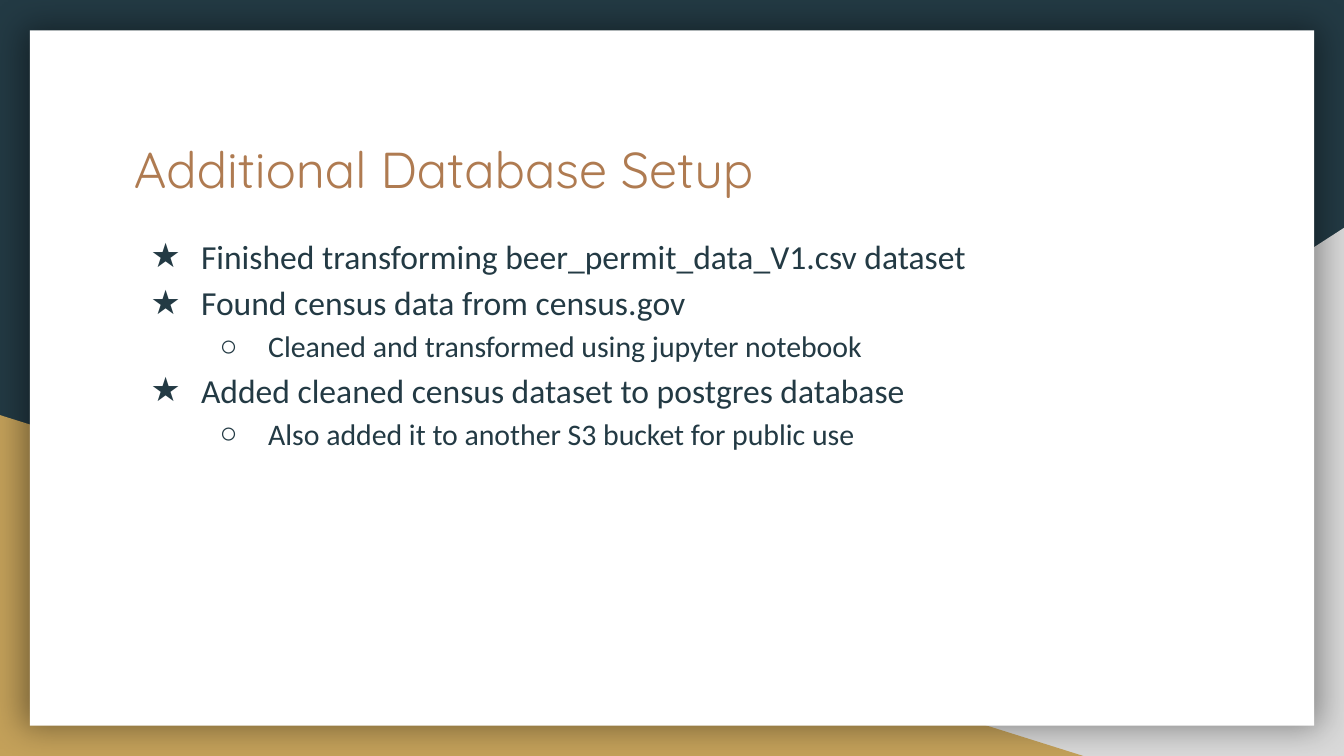
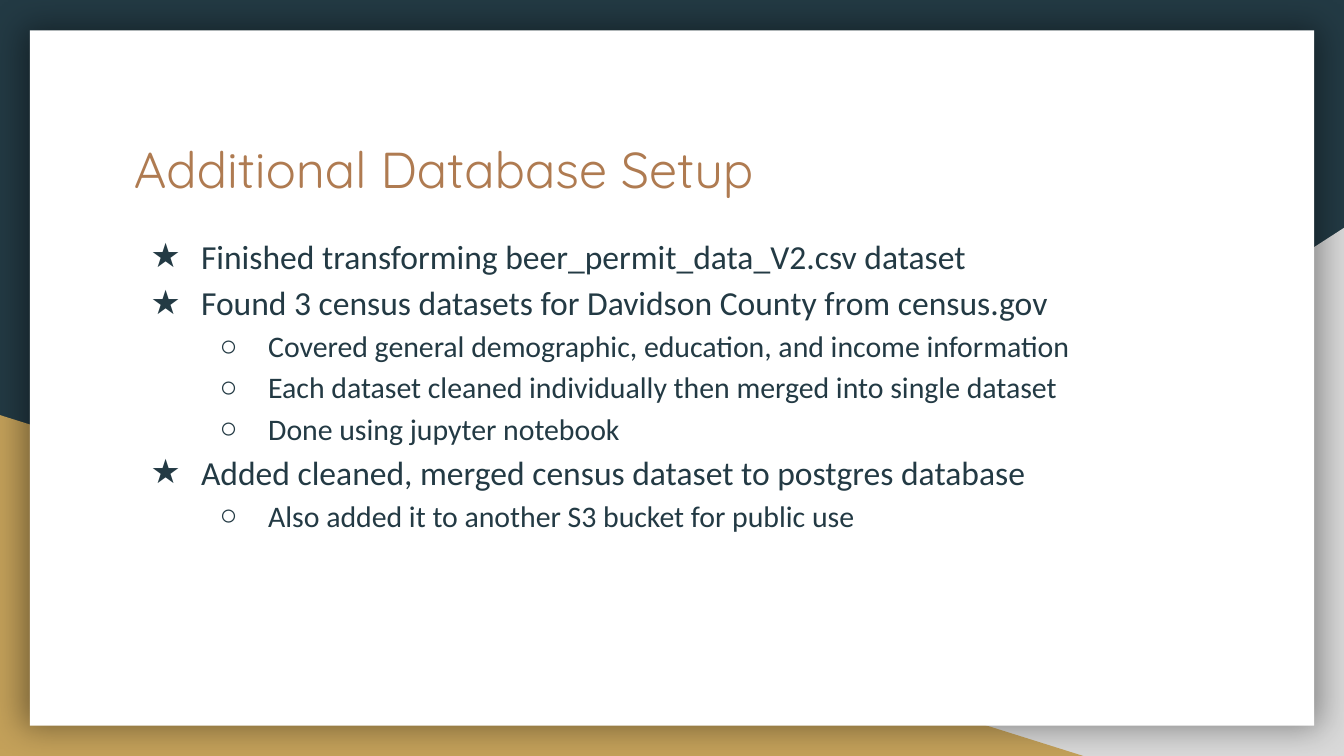
Before and after one commit to HannaKim4673/Beer_Restaurant_Success, a slide deck: slide 15 of Beer Restaurant Success.pptx (slide 12 before the commit). Drawn at 1344x756 pixels with LibreOffice and Linux fonts; fonts in the diff are those of the drawing; background and template pictures are left out. Boxes give left, top, right and bottom in pixels: in the first picture for what was removed or moved away, otherwise in the second. Text is boxed around its words. In the diff, an @@ line names an element or a change of style, - is before the commit and + after.

```diff
--- a/Beer Restaurant Success.pptx
+++ b/Beer Restaurant Success.pptx
@@ text at [201,245,1069,491]: text changed @@
-★ Finished transforming beer_permit_data_V1.csv dataset
-★ Found census data from census.gov
-  ○ Cleaned and transformed using jupyter notebook
-★ Added cleaned census dataset to postgres database
+★ Finished transforming beer_permit_data_V2.csv dataset
+★ Found 3 census datasets for Davidson County from census.gov
+  ○ Covered general demographic, education, and income information
+  ○ Each dataset cleaned individually then merged into single dataset
+  ○ Done using jupyter notebook
+★ Added cleaned, merged census dataset to postgres database
```
Also in this commit, not shown: 9 other slides changed, 9 slides added, 7 slides removed.
